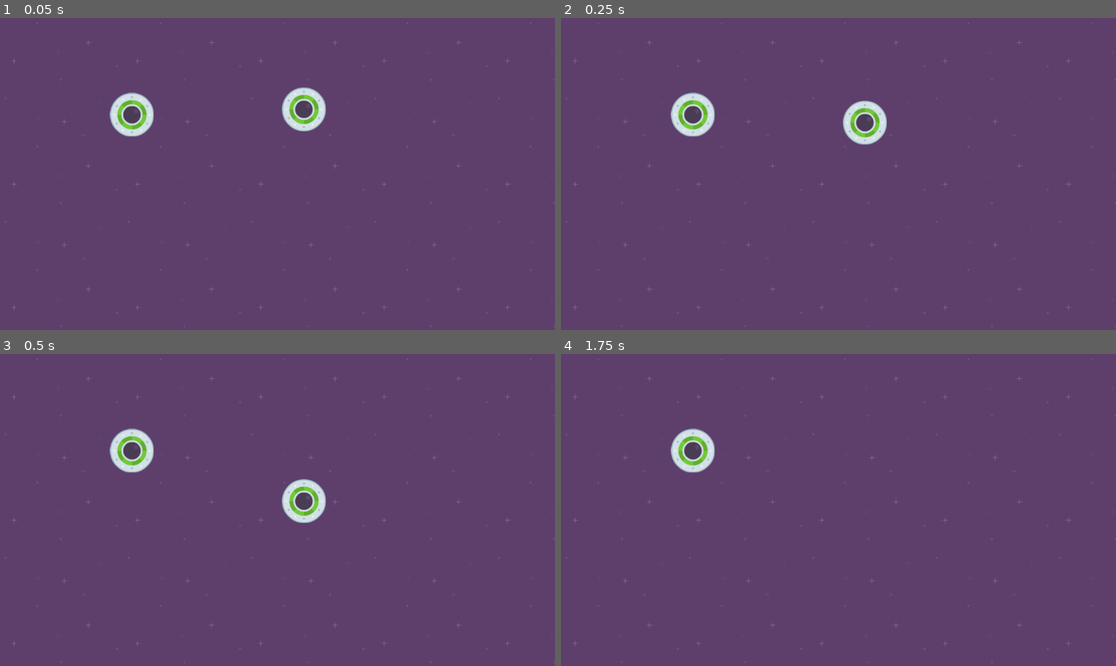
Above: before the commit, frames 1-4 (two rows, left to right).
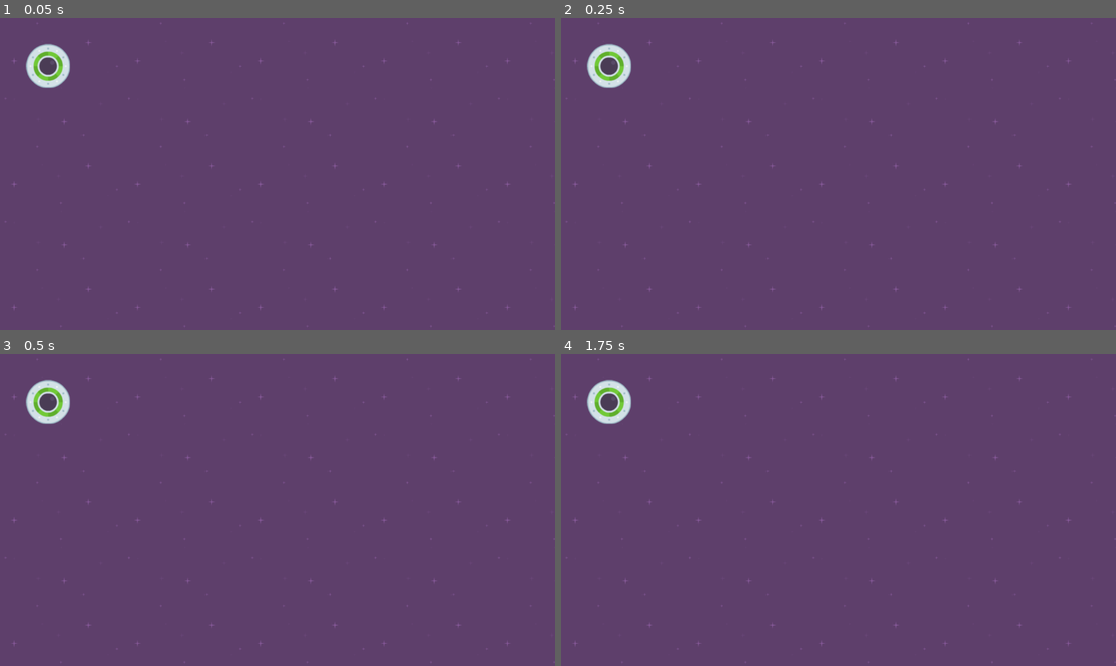
Above: after the commit, the same moments.

Repository: BlurryGames/SpeedySaucer
Game: Godot game, scene res://Scenes/Levels/level_1.tscn
The game is run twice, just before and just after one commit, with the same random seed, the same clock (stepped at 60 frames per second) and the same inputs.
Inputs:
- Up to frame 1 (0.05 s): no input
- Up to frame 2 (0.25 s): no input
- Up to frame 3 (0.5 s): no input
- Up to frame 4 (1.75 s): no input

The runs differ from the first frame. In frame 1, 2.3% of the frame differs, in the area x 4-59%, y 8-39%; in frame 2, 2.3%, in the area x 4-59%, y 8-41%; in frame 3, 2.3%; in frame 4, 1.5%.

Commit message:
Lesson7: Parent & Child Relationship

Diff:
--- a/Scenes/Levels/level_1.tscn
+++ b/Scenes/Levels/level_1.tscn
@@ -12,8 +12,4 @@
 stretch_mode = 1
 
 [node name="Player" parent="." instance=ExtResource("2_pfjus")]
-position = Vector2(274, 201)
-
-[node name="Player2" parent="." instance=ExtResource("2_pfjus")]
-position = Vector2(631, 189)
-gravity_scale = 1.0
+position = Vector2(100, 100)
